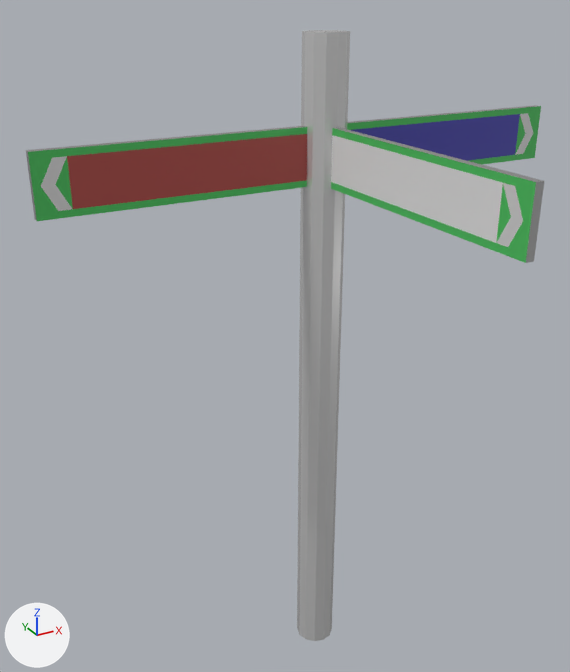
A saved change to the Blender file MacHackathon/Assets/Museum Tour/Assets/SignPost.blend.
Both versions are drawn from a 50 mm camera at (-2.14, -3.48, 3.94) aimed at (-0.37, -0.25, 2.32). Lighting does not change. The marker at lower left points along +X, +Y and +Z.
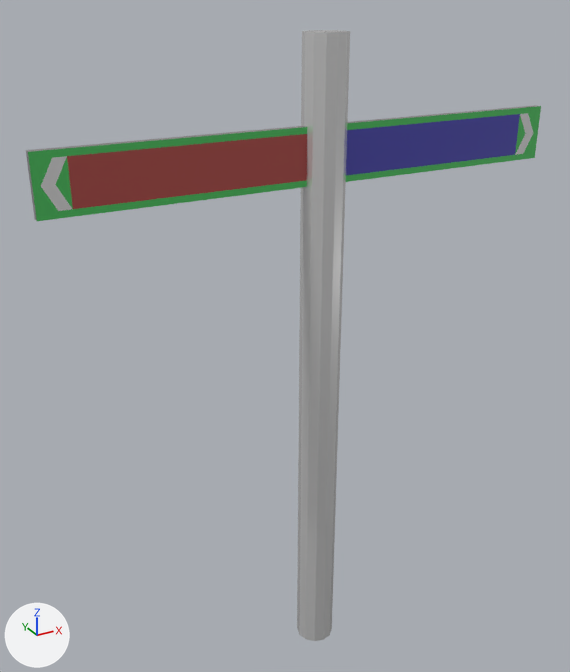
Location of each change, [x1, y1, x2, y2] in pixels of the pictures (570 x 672 px):
'Cylinder', reshaped: before [26, 30, 544, 641]; after [26, 30, 541, 641]
part 1 of me_cylinder, deleted: before [331, 127, 544, 263]

Diff of the bpy script that builds the scene:
```diff
--- a/MacHackathon/Assets/Museum Tour/Assets/SignPost.blend.py
+++ b/MacHackathon/Assets/Museum Tour/Assets/SignPost.blend.py
@@ me_cylinder @@
 me_cylinder.from_pydata(...)  # 150 vertices, 140 faces; spans x -7.01..7.01, y -7.01..0.56, z 0.01..3.75
 # used by ob_cylinder; location = (0.0, 0.0, 0.0); scale = (0.21, 0.21, 1.0)
+# me_cylinder part 1: the loose piece of 42 vertices spanning x -0.1..0.1, y -7.01..-0.43, z 3.01..3.31 is deleted
 me_cylinder.materials.append(mat_arrow)
@@ me_cylinder @@
 me_cylinder.materials.append(mat_greensign)
-me_cylinder.materials.append(mat_label1)  # green #58ae6c
 me_cylinder.materials.append(mat_label2)
@@ me_cylinder @@
 me_cylinder.materials.append(mat_label3_back)
-me_cylinder.materials.append(mat_label1_back)  # white #e7e7e7
```
